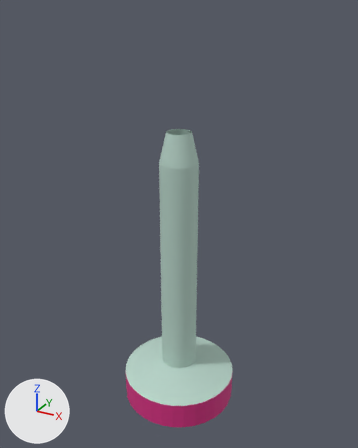
Before and after pictures for a commit that changed the OBJ model models/object1410.obj.
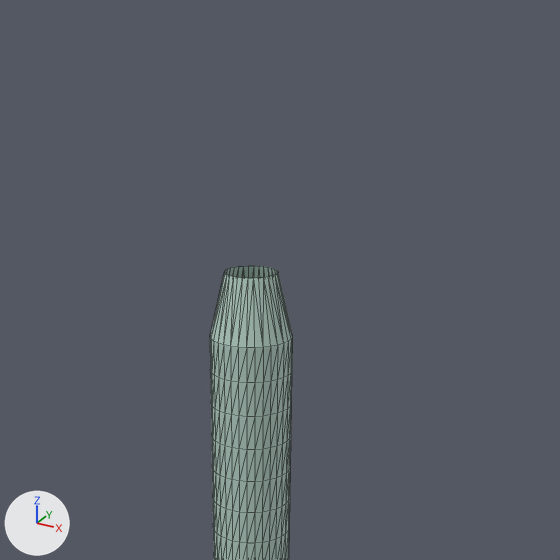
There are two pictures of each version: one whole from a 50 mm camera at (1.499, -2.725, 1.707) aimed at (-0.012, 0.021, 0.334), one close up on the part from 16% to 92% of the width and 0% to 61% of the height. The axes (+X, +Y, +Z) are drawn at lower left. The lights are the same throughout. The close-ups show mesh edges as thin lines. Where no turn or scale is listed for an object, it has been applied to the vertices.
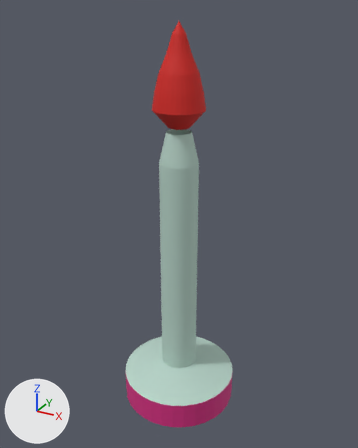
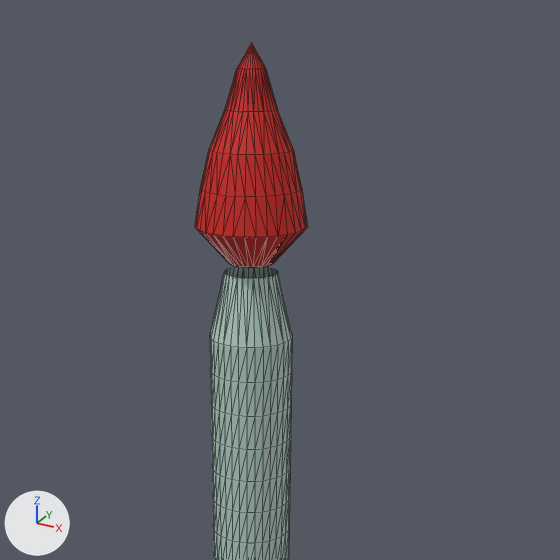
The change, as a list of edits to the scene's bpy script:
```text
Add mat_material_001:
    mat_material_001 = principled_material('Material.001')
    mat_material_001.base_color = (0.64, 0.0123, 0.00751)  # red #d11d15
    mat_material_001.roughness = 0.69
Change me_object1410:
    used by ob_object1410; location = (0.0, 0.0, 0.0)
    remove me_object1410.from_pydata(...)  # 576 vertices, 1118 faces; spans x -0.42..0.42, y -0.42..0.42, z -1.07..0.98
    add me_object1410.from_pydata(...)  # 769 vertices, 1500 faces; spans x -0.42..0.42, y -0.42..0.42, z -1.07..1.63
    me_object1410 part 1: a new loose piece of 193 vertices spanning x -0.17..0.17, y -0.17..0.17, z 1.01..1.63, in mat_material_001 (red #d11d15)
    me_object1410 part 2
    24 faces are deleted
    24 new faces join them, mat_material (light grey #b6d1c6)
    add me_object1410.materials.append(mat_material_001)  # red #d11d15
```

Where the change shows, as pixel boxes (x1, y1, x2, y2) in the close-ups (560 x 560 px; the box of a moved part takes in the faces that stretch with it):
'object1410', reshaped
    before: (210, 266, 292, 560)
    after: (195, 42, 308, 560)
part 1 of me_object1410, added (red)
    after: (195, 42, 308, 268)
part 2 of me_object1410, moved or reshaped
    before: (210, 266, 292, 348)
    after: (210, 267, 292, 348)
